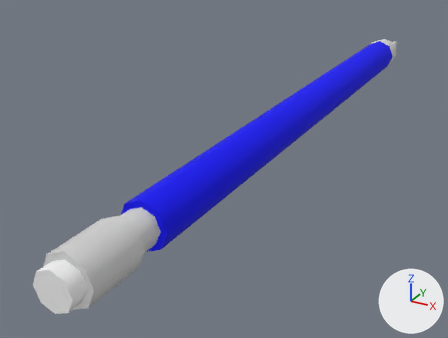
Before and after pictures for a commit that changed the OBJ model wGl/assets/3d/pen/object.obj.
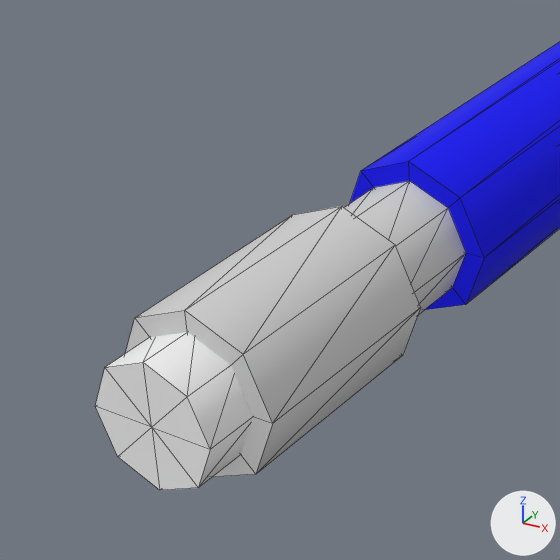
Each version appears first whole from a 50 mm camera at (4.57, -11.7, 4.13) aimed at (-1.21, -1.2, -1.12), and next in a close-up on the part from 0% to 43% of the width and 43% to 100% of the height. The lights are fixed; the arrows at lower right show +X, +Y and +Z. The close-ups show mesh edges as thin lines. Where no turn or scale is listed for an object, it has been applied to the vertices. Vertices at the same position are counted once.
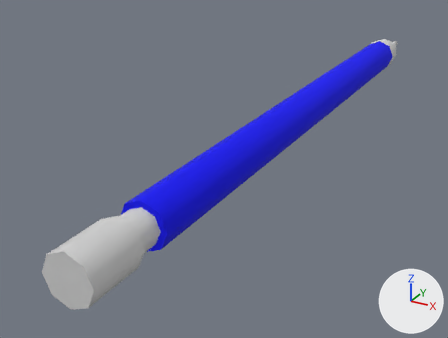
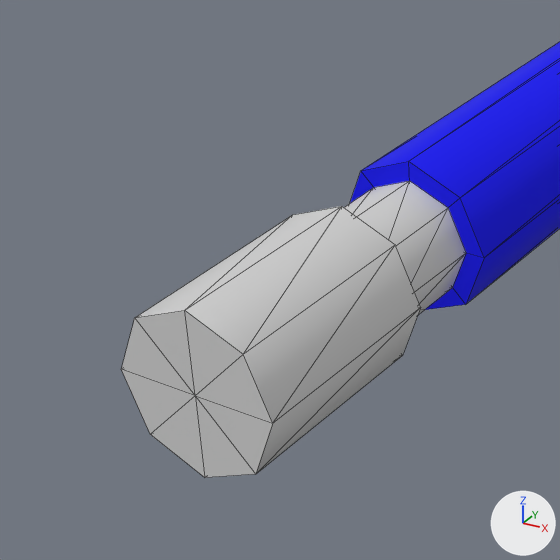
Where the change shows, as pixel boxes [x1, y1, x2, y2] in the close-ups (560 x 560 px):
'object', reshaped
    before: [95, 42, 560, 490]
    after: [121, 42, 560, 477]
part 1 of me_object, deleted
    before: [95, 332, 253, 490]

The change in detail:
me_object has 95 vertices, 184 faces and spans x -0.4..0.4, y -7.45..7.5, z -0.4..0.4.
me_object is used by ob_object; location (0.0, 0.0, 0.0).
me_object part 1: the loose piece of 18 vertices spanning x -0.3..0.3, y -7.45..-7.15, z -0.3..0.3 is deleted.
me_object no longer uses material mat_white (white #f3f3f3).
